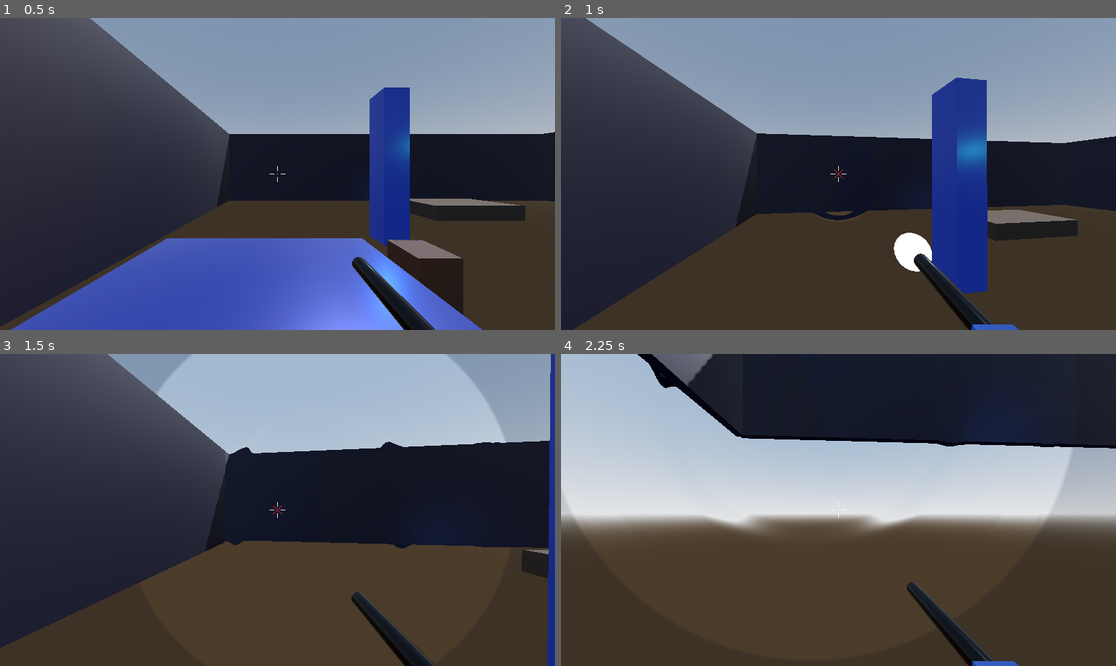
Above: before the commit, frames 1-4 (two rows, left to right).
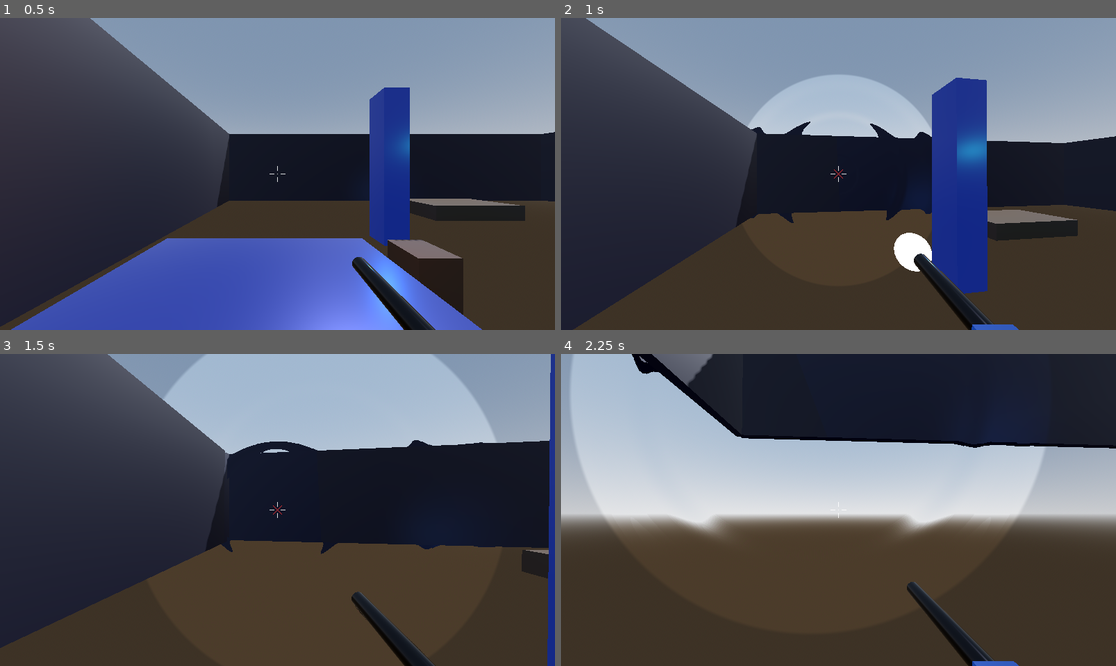
Above: after the commit, the same moments.

Repository: ZeroPowerZero/shockwave
Game: Godot game, scene res://scenes/main.tscn
Same seed, same stepped clock (60 frames per second), same inputs: the game is played once before the commit and once after it.
Inputs (mouse positions are in pixels of both pictures, inside the frame that each line leads up to):
- Up to frame 1 (0.5 s): no input
- Up to frame 2 (1 s): tap Enter at 0.5 s; move the mouse to (866, 174) at 0.52 s; press the mouse at (866, 174) at 0.53 s; hold W (move_forward) from 0.53 s (still down); tap Space (jump) at 0.77 s
- Up to frame 3 (1.5 s): keep holding W (move_forward); move the mouse to (249, 510) at 1.27 s; release the mouse at (249, 510) at 1.28 s; tap Shift (sprint) at 1.35 s
- Up to frame 4 (2.25 s): keep holding W (move_forward); tap Space (jump) at 1.52 s; move the mouse to (849, 503) at 2.02 s; press the mouse at (849, 503) at 2.03 s

Frame 1 is identical in both runs. In frame 2, 5.1% of the frame differs, in the area x 33-67%, y 18-66%; in frame 3, 1.3%; in frame 4, 4.7%.

Commit message:
feat: updated

Diff:
--- a/scenes/shockwave.tscn
+++ b/scenes/shockwave.tscn
@@ -8,18 +8,18 @@
 [sub_resource type="GradientTexture1D" id="GradientTexture1D_238uk"]
 gradient = SubResource("Gradient_fafld")
 
-[sub_resource type="Curve" id="Curve_uo8p8"]
-_data = [Vector2(0, 0), 0.0, 0.0, 0, 0, Vector2(1, 1), 0.0, 0.0, 0, 0]
+[sub_resource type="Curve" id="Curve_fafld"]
+_data = [Vector2(0, 0), 0.0, 3.0, 0, 0, Vector2(1, 1), 0.0, 0.0, 0, 0]
 point_count = 2
 
-[sub_resource type="CurveTexture" id="CurveTexture_at7mu"]
-curve = SubResource("Curve_uo8p8")
+[sub_resource type="CurveTexture" id="CurveTexture_238uk"]
+curve = SubResource("Curve_fafld")
 
 [sub_resource type="ParticleProcessMaterial" id="ParticleProcessMaterial_32lff"]
 gravity = Vector3(0, 0, 0)
-scale_min = 40.0
-scale_max = 40.0
-scale_curve = SubResource("CurveTexture_at7mu")
+scale_min = 35.0
+scale_max = 35.0
+scale_curve = SubResource("CurveTexture_238uk")
 color_ramp = SubResource("GradientTexture1D_238uk")
 
 [sub_resource type="Shader" id="Shader_wvvyk"]
@@ -65,7 +65,7 @@
 
 [node name="GPUParticles3D" type="GPUParticles3D" parent="." unique_id=452331914]
 emitting = false
-amount = 3
+amount = 2
 one_shot = true
 fixed_fps = 60
 process_material = SubResource("ParticleProcessMaterial_32lff")
